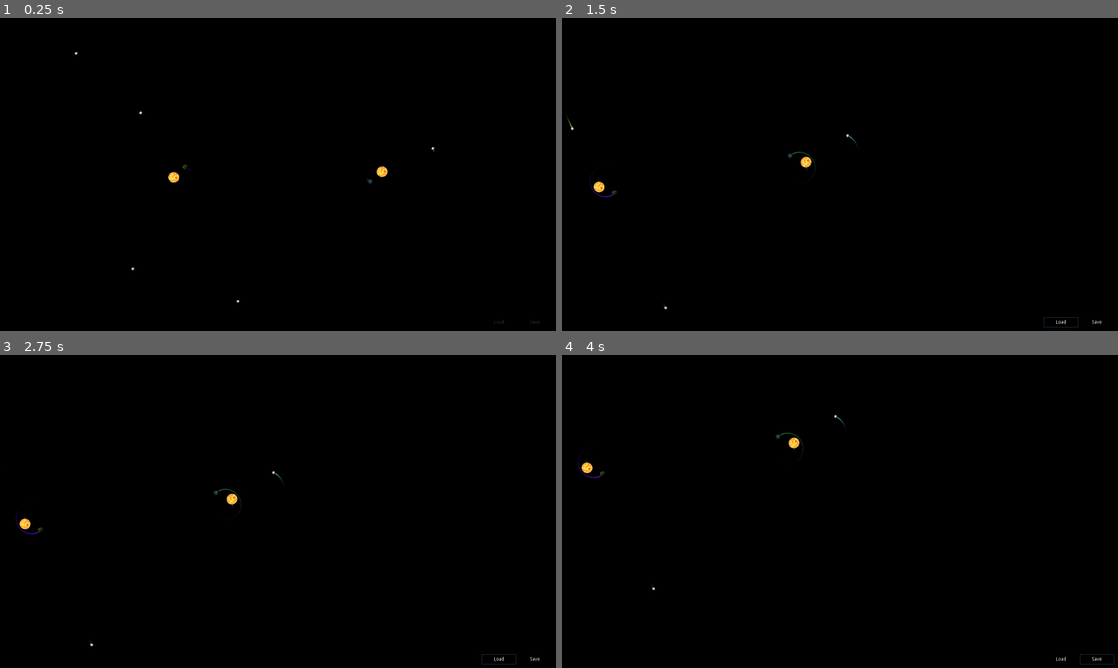
Above: before the commit, frames 1-4 (two rows, left to right).
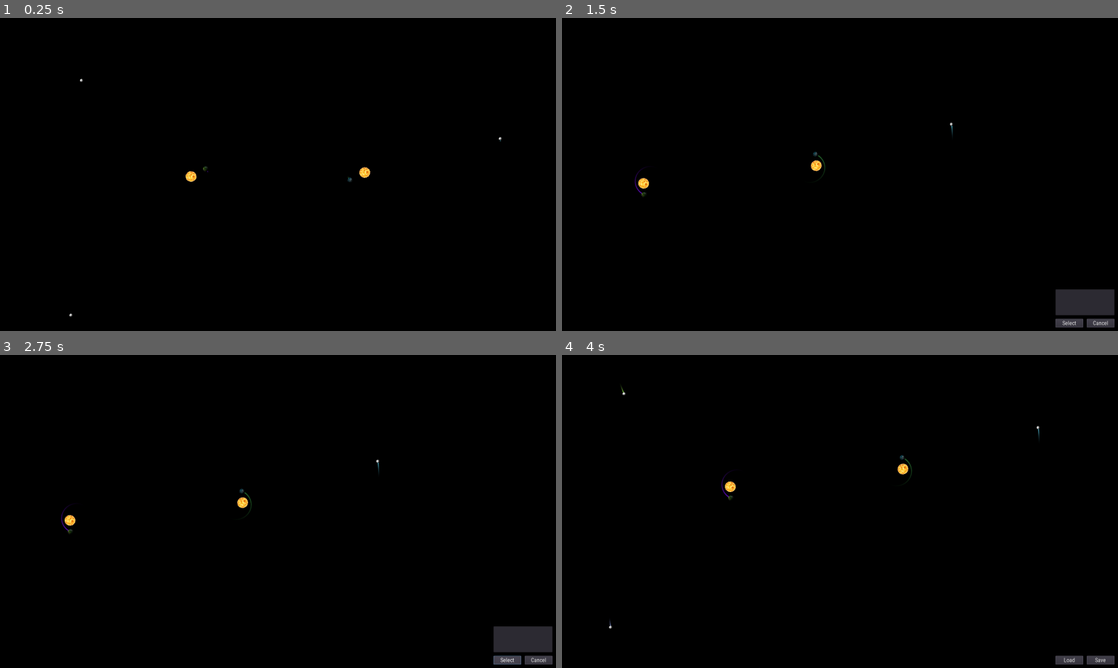
Above: after the commit, the same moments.

Repository: DimalexX/Orbits
Game: Godot game, scene res://Planets.tscn
Two runs of this game, one before a commit and one after it. Both use one fixed random seed, a clock stepped at 60 frames per second and the inputs below.
Inputs (mouse positions are in pixels of both pictures, inside the frame that each line leads up to):
- Up to frame 1 (0.25 s): no input
- Up to frame 2 (1.5 s): tap Enter at 0.5 s; move the mouse to (962, 158) at 0.52 s; hold Right (ui_right) 0.53-1.25 s; tap Home (ui_home) at 0.6 s; click (962, 158) at 0.67 s; tap Space (ui_select) at 0.77, 0.8, 1.07 s; click "Load" at 1.25 s
- Up to frame 3 (2.75 s): click "Load" (after the commit: "Select") at 2 s
- Up to frame 4 (4 s): click "Save" (after the commit: "Cancel") at 2.75 s; move the mouse to (728, 527) at 3.52 s; hold Down (ui_down) from 3.53 s (still down); tap Home (ui_home) at 3.6 s

The runs differ from the first frame. In frame 1, 0.3% of the frame differs, in the area x 12-97%, y 10-98%; in frame 2, 1.6%, in the area x 0-100%, y 31-99%; in frame 3, 1.6%; in frame 4, 0.7%.

Commit message:
Диалог загрузки файла

Diff:
--- a/Buttons.tscn
+++ b/Buttons.tscn
@@ -5,29 +5,28 @@
 anchor_top = 1.0
 anchor_right = 1.0
 anchor_bottom = 1.0
-margin_left = -204.0
-margin_top = -30.0
+margin_left = -150.0
+margin_top = -25.0
 grow_horizontal = 0
 grow_vertical = 0
 size_flags_horizontal = 8
 size_flags_vertical = 8
+custom_constants/separation = 10
 alignment = 2
 
 [node name="Load" type="Button" parent="."]
-margin_right = 100.0
-margin_bottom = 30.0
-rect_min_size = Vector2( 100, 30 )
-disabled = true
+margin_right = 80.0
+margin_bottom = 25.0
+rect_min_size = Vector2( 80, 24 )
+focus_mode = 1
 enabled_focus_mode = 1
 text = "Load"
-flat = true
 
 [node name="Save" type="Button" parent="."]
-margin_left = 104.0
-margin_right = 204.0
-margin_bottom = 30.0
-rect_min_size = Vector2( 100, 30 )
-disabled = true
+margin_left = 90.0
+margin_right = 170.0
+margin_bottom = 25.0
+rect_min_size = Vector2( 80, 24 )
+focus_mode = 1
 enabled_focus_mode = 1
 text = "Save"
-flat = true
--- /dev/null
+++ b/FileLIst.tscn
@@ -0,0 +1,45 @@
+[gd_scene load_steps=2 format=2]
+
+[ext_resource path="res://Buttons.tscn" type="PackedScene" id=1]
+
+[node name="FileLIst" type="Control"]
+anchor_left = 1.0
+anchor_top = 1.0
+anchor_right = 1.0
+anchor_bottom = 1.0
+margin_left = -1600.0
+margin_top = -900.0
+
+[node name="VBoxContainer" type="VBoxContainer" parent="."]
+anchor_left = 1.0
+anchor_top = 1.0
+anchor_right = 1.0
+anchor_bottom = 1.0
+margin_left = -170.0
+margin_top = -110.0
+custom_constants/separation = 10
+
+[node name="ItemList" type="ItemList" parent="VBoxContainer"]
+margin_right = 170.0
+margin_bottom = 75.0
+grow_horizontal = 0
+grow_vertical = 0
+rect_min_size = Vector2( 170, 75 )
+size_flags_horizontal = 8
+size_flags_vertical = 8
+items = [ "Test 01", null, false, "Test 01", null, false, "Test 01", null, false, "Test 01", null, false, "Test 01", null, false ]
+
+[node name="Buttons" parent="VBoxContainer" instance=ExtResource( 1 )]
+anchor_left = 0.0
+anchor_top = 0.0
+anchor_right = 0.0
+anchor_bottom = 0.0
+margin_left = 0.0
+margin_top = 85.0
+margin_right = 170.0
+margin_bottom = 110.0
+
+[node name="Save" parent="VBoxContainer/Buttons" index="1"]
+text = "Cancel"
+
+[editable path="VBoxContainer/Buttons"]
--- /dev/null
+++ b/Fonts/DefFont.tres
@@ -0,0 +1,7 @@
+[gd_resource type="DynamicFont" load_steps=2 format=2]
+
+[ext_resource path="res://Fonts/RobotoCondensed-Regular.ttf" type="DynamicFontData" id=1]
+
+[resource]
+use_filter = true
+font_data = ExtResource( 1 )
--- a/Planet.gd
+++ b/Planet.gd
@@ -93,7 +93,7 @@
 	for pl in other_planets:
 		pl_global_position = pl.global_position
 		add_central_force(global_position.direction_to(pl_global_position)*
-			mass*pl.mass/global_position.distance_squared_to(pl_global_position)*66) #*0.66725)
+			mass*pl.mass/global_position.distance_squared_to(pl_global_position)*6.6725) #*0.66725)
 
 
 func save():
--- a/PlanetInfo.tscn
+++ b/PlanetInfo.tscn
@@ -1,4 +1,6 @@
-[gd_scene format=2]
+[gd_scene load_steps=2 format=2]
+
+[ext_resource path="res://IMG/Star.png" type="Texture" id=1]
 
 [node name="PlanetInfo" type="Control"]
 anchor_top = 1.0
@@ -10,41 +12,62 @@
 size_flags_vertical = 2
 
 [node name="HBoxContainer" type="HBoxContainer" parent="."]
+anchor_top = 1.0
+anchor_bottom = 1.0
+margin_top = -42.0
+margin_right = 151.0
 custom_constants/separation = 10
+alignment = 1
 
 [node name="PlanetIMG" type="TextureRect" parent="HBoxContainer"]
+margin_top = 5.0
 margin_right = 32.0
-margin_bottom = 32.0
+margin_bottom = 37.0
+grow_horizontal = 2
+grow_vertical = 2
 rect_min_size = Vector2( 32, 32 )
+size_flags_horizontal = 4
+size_flags_vertical = 4
+texture = ExtResource( 1 )
 expand = true
 stretch_mode = 5
 
 [node name="VBoxContainer" type="VBoxContainer" parent="HBoxContainer"]
 margin_left = 42.0
-margin_right = 42.0
-margin_bottom = 32.0
-alignment = 2
+margin_right = 84.0
+margin_bottom = 42.0
 
 [node name="PlanetName" type="Label" parent="HBoxContainer/VBoxContainer"]
-margin_bottom = 14.0
+margin_right = 42.0
+margin_bottom = 19.0
 custom_colors/font_color = Color( 0.588235, 0.588235, 0.588235, 1 )
+text = "Name:"
+valign = 2
 
 [node name="PlanetMass" type="Label" parent="HBoxContainer/VBoxContainer"]
-margin_top = 18.0
-margin_bottom = 32.0
+margin_top = 23.0
+margin_right = 42.0
+margin_bottom = 42.0
 custom_colors/font_color = Color( 0.588235, 0.588235, 0.588235, 1 )
+text = "Mass:"
+valign = 2
 
 [node name="VBoxContainer2" type="VBoxContainer" parent="HBoxContainer"]
-margin_left = 52.0
-margin_right = 52.0
-margin_bottom = 32.0
-alignment = 2
+margin_left = 94.0
+margin_right = 151.0
+margin_bottom = 42.0
 
 [node name="PlanetSpeed" type="Label" parent="HBoxContainer/VBoxContainer2"]
-margin_bottom = 14.0
+margin_right = 57.0
+margin_bottom = 19.0
 custom_colors/font_color = Color( 0.588235, 0.588235, 0.588235, 1 )
+text = "Speed:"
+valign = 2
 
 [node name="PlanetPosition" type="Label" parent="HBoxContainer/VBoxContainer2"]
-margin_top = 18.0
-margin_bottom = 32.0
+margin_top = 23.0
+margin_right = 57.0
+margin_bottom = 42.0
 custom_colors/font_color = Color( 0.588235, 0.588235, 0.588235, 1 )
+text = "Position:"
+valign = 2
--- a/Planets.gd
+++ b/Planets.gd
@@ -1,29 +1,33 @@
 extends Node2D
 
-const RND_GEN_ASTEROIDS_X = 700
-const RND_GEN_ASTEROIDS_Y = 400
-const RND_GEN_ASTEROIDS_SOL_DIST = 300
+const RND_GEN_ASTEROIDS_X = 1000
+const RND_GEN_ASTEROIDS_Y = 600
+const RND_GEN_ASTEROIDS_SOL_DIST = 400
 const RND_GEN_ASTEROIDS_MIN_SPEED = 30
-const RND_GEN_ASTEROIDS_MAX_SPEED = 60
+const RND_GEN_ASTEROIDS_MAX_SPEED = 50
 const RND_GEN_ASTEROIDS_ANGLE = 1
 const RND_GEN_ASTEROIDS_MIN_MASS = .01
-const RND_GEN_ASTEROIDS_MAX_MASS = 5
+const RND_GEN_ASTEROIDS_MAX_MASS = 1
 const CAM_ZOOM_SPEED = 0.1
 const CAM_MOVE_SPEED = 600
 const INFO_TIMER = .1
 
 
 onready var PLANET = preload("res://Planet.tscn")
+
 onready var sol_camera = $Camera2D
-onready var ui_buttons_load = $UI/HBoxContainer/Buttons/Load
-onready var ui_buttons_save = $UI/HBoxContainer/Buttons/Save
+#onready var v_box_container: VBoxContainer = $UI/VBoxContainer
 onready	var planets_parent = $Planets
-onready var planet_info = $UI/HBoxContainer/PlanetInfo
-onready var info_img = $UI/HBoxContainer/PlanetInfo/HBoxContainer/PlanetIMG
-onready var info_name = $UI/HBoxContainer/PlanetInfo/HBoxContainer/VBoxContainer/PlanetName
-onready var info_speed = $UI/HBoxContainer/PlanetInfo/HBoxContainer/VBoxContainer2/PlanetSpeed
-onready var info_position = $UI/HBoxContainer/PlanetInfo/HBoxContainer/VBoxContainer2/PlanetPosition
-onready var info_mass = $UI/HBoxContainer/PlanetInfo/HBoxContainer/VBoxContainer/PlanetMass
+
+onready var file_list: Control = $UI/VBoxContainer/HBoxContainer/FileLIst
+onready var file_item_list: ItemList = $UI/VBoxContainer/HBoxContainer/FileLIst/VBoxContainer/ItemList
+onready var buttons: HBoxContainer = $UI/VBoxContainer/HBoxContainer/Buttons
+onready var planet_info: Control = $UI/VBoxContainer/HBoxContainer/PlanetInfo
+onready var info_img = $UI/VBoxContainer/HBoxContainer/PlanetInfo/HBoxContainer/PlanetIMG
+onready var info_name = $UI/VBoxContainer/HBoxContainer/PlanetInfo/HBoxContainer/VBoxContainer/PlanetName
+onready var info_speed = $UI/VBoxContainer/HBoxContainer/PlanetInfo/HBoxContainer/VBoxContainer2/PlanetSpeed
+onready var info_position = $UI/VBoxContainer/HBoxContainer/PlanetInfo/HBoxContainer/VBoxContainer2/PlanetPosition
+onready var info_mass = $UI/VBoxContainer/HBoxContainer/PlanetInfo/HBoxContainer/VBoxContainer/PlanetMass
 
 var planets = []
 var selected_planet = null
@@ -31,6 +35,7 @@
 var rm_pressed = false
 var paused = false
 var info_timer: float = 0
+var dialog_on_screen: bool = false
 
 
 func _ready():
@@ -40,6 +45,7 @@
 	sort_planets()
 	sol_camera.global_position = calc_mass_center()
 	sol_camera.smoothing_enabled = true
+	OS.min_window_size = Vector2(500, 400)
 
 
 func generate_asteroids(num: int):
@@ -150,7 +156,7 @@
 	return null
 
 
-func _input(event):
+func _unhandled_input(event: InputEvent) -> void:
 	# scale change wheel control
 	if event is InputEventMouseButton:
 		match event.button_index:
@@ -177,23 +183,50 @@
 		change_cam_parent(self)
 		sol_camera.global_position -= event.relative * sol_camera.zoom.x
 	elif event is InputEventKey:
-		if event.is_action_released("ui_select"):
+		if event.is_action_released("ui_select") and not dialog_on_screen:
 			change_pause()
+		elif event.is_action_released("ui_home"):
+			change_cam_parent(self)
+			sol_camera.global_position = calc_mass_center()
 
 
 func change_pause():
-	ui_buttons_load.disabled = paused
-	ui_buttons_save.disabled = paused
+	print("change_pause")
 	get_tree().paused = not paused
 	paused = not paused
+	buttons.visible = paused
 
 
 func _on_Load_pressed():
-	load_orbits()
+	print("_on_Load_pressed")
+	show_file_list()
 
 
 func _on_Save_pressed():
+	print("_on_Save_pressed")
 	save_orbits()
+
+
+func show_hide_file_list(_show):
+	if _show:
+		buttons.hide()
+		file_list.show()
+	else:
+		buttons.show()
+		file_list.hide()
+	dialog_on_screen = _show
+
+
+func _on_Cancel_pressed() -> void:
+	print("_on_Cancel_pressed")
+	show_hide_file_list(false)
+
+
+func _on_Select_pressed() -> void:
+	print("_on_Select_pressed")
+	if file_item_list.is_anything_selected():
+		load_orbits(file_item_list.get_item_text(file_item_list.get_selected_items()[0]))
+		show_hide_file_list(false)
 
 
 func save_orbits():
@@ -215,9 +248,33 @@
 	save_file.close()
 
 
-func load_orbits():
+func get_save_files(path):
+	var files = []
+	var dir = Directory.new()
+	if dir.open(path) == OK:
+		dir.list_dir_begin(true, true)
+		var file = dir.get_next()
+		while file != "":
+			if not dir.current_is_dir() and file.rsplit(".", true, 1)[1] == "save":
+				files.append(file)
+			file = dir.get_next()
+		dir.list_dir_end()
+	else:
+		print("An error occurred when trying to access the path.")
+	return files
+
+
+func show_file_list():
+	var save_files = get_save_files("user://")
+	file_item_list.clear()
+	show_hide_file_list(true)
+	for f in save_files:
+		file_item_list.add_item(f)
+
+
+func load_orbits(selected_file):
 	var load_file = File.new()
-	if not load_file.file_exists("user://orbits.save"):
+	if not load_file.file_exists("user://" + selected_file):
 		print("Error! We don't have a save to load.")
 		return
 	# We need to revert the game state so we're not cloning objects
--- a/Planets.tscn
+++ b/Planets.tscn
@@ -7,6 +7,7 @@
 [ext_resource path="res://PlanetInfo.tscn" type="PackedScene" id=5]
 [ext_resource path="res://IMG/P01.png" type="Texture" id=6]
 [ext_resource path="res://IMG/P03.png" type="Texture" id=7]
+[ext_resource path="res://FileLIst.tscn" type="PackedScene" id=8]
 
 [node name="Orbits" type="Node2D"]
 pause_mode = 2
@@ -14,7 +15,7 @@
 
 [node name="UI" type="CanvasLayer" parent="."]
 
-[node name="HBoxContainer" type="HBoxContainer" parent="UI"]
+[node name="VBoxContainer" type="VBoxContainer" parent="UI"]
 anchor_top = 1.0
 anchor_right = 1.0
 anchor_bottom = 1.0
@@ -24,7 +25,13 @@
 margin_bottom = -10.0
 alignment = 2
 
-[node name="PlanetInfo" parent="UI/HBoxContainer" instance=ExtResource( 5 )]
+[node name="HBoxContainer" type="HBoxContainer" parent="UI/VBoxContainer"]
+margin_right = 1580.0
+margin_bottom = 32.0
+rect_min_size = Vector2( 0, 32 )
+alignment = 2
+
+[node name="PlanetInfo" parent="UI/VBoxContainer/HBoxContainer" instance=ExtResource( 5 )]
 visible = false
 anchor_top = 0.0
 anchor_bottom = 0.0
@@ -32,22 +39,37 @@
 margin_right = 215.0
 margin_bottom = 32.0
 
-[node name="Buttons" parent="UI/HBoxContainer" instance=ExtResource( 1 )]
+[node name="FileLIst" parent="UI/VBoxContainer/HBoxContainer" instance=ExtResource( 8 )]
+visible = false
 anchor_left = 0.0
 anchor_top = 0.0
 anchor_right = 0.0
 anchor_bottom = 0.0
-margin_left = 1376.0
-margin_top = 2.0
+margin_left = 1406.0
+margin_top = 0.0
+margin_right = 1406.0
+margin_bottom = 32.0
+
+[node name="Load" parent="UI/VBoxContainer/HBoxContainer/FileLIst/VBoxContainer/Buttons" index="0"]
+text = "Select"
+
+[node name="Buttons" parent="UI/VBoxContainer/HBoxContainer" instance=ExtResource( 1 )]
+visible = false
+anchor_left = 0.0
+anchor_top = 0.0
+anchor_right = 0.0
+anchor_bottom = 0.0
+margin_left = 1410.0
+margin_top = 7.0
 margin_right = 1580.0
 margin_bottom = 32.0
 
 [node name="Planets" type="Node" parent="."]
 
 [node name="Sol" parent="Planets" instance=ExtResource( 2 )]
-position = Vector2( -300, 0 )
-mass = 20000.0
-linear_velocity = Vector2( 0, 33 )
+position = Vector2( -250, 0 )
+mass = 100000.0
+linear_velocity = Vector2( 0, 23 )
 __meta__ = {
 "_edit_group_": true
 }
@@ -56,9 +78,9 @@
 texture = ExtResource( 4 )
 
 [node name="Sol2" parent="Planets" instance=ExtResource( 2 )]
-position = Vector2( 300, 0 )
-mass = 20000.0
-linear_velocity = Vector2( 0, -33 )
+position = Vector2( 250, 0 )
+mass = 100000.0
+linear_velocity = Vector2( 0, -23 )
 __meta__ = {
 "_edit_group_": true
 }
@@ -67,18 +89,18 @@
 texture = ExtResource( 4 )
 
 [node name="Planet" parent="Planets" instance=ExtResource( 2 )]
-position = Vector2( 250, 0 )
-mass = 100.0
-linear_velocity = Vector2( 0, 100 )
+position = Vector2( 200, 0 )
+mass = 10.0
+linear_velocity = Vector2( 0, 70 )
 
 [node name="Sprite" parent="Planets/Planet" index="0"]
 scale = Vector2( 0.5, 0.5 )
 texture = ExtResource( 6 )
 
 [node name="Planet2" parent="Planets" instance=ExtResource( 2 )]
-position = Vector2( -250, 0 )
-mass = 100.0
-linear_velocity = Vector2( 0, -100 )
+position = Vector2( -200, 0 )
+mass = 10.0
+linear_velocity = Vector2( 0, -70 )
 
 [node name="Sprite" parent="Planets/Planet2" index="0"]
 scale = Vector2( 0.5, 0.5 )
@@ -87,10 +109,14 @@
 [node name="Camera2D" type="Camera2D" parent="."]
 current = true
 
-[connection signal="pressed" from="UI/HBoxContainer/Buttons/Load" to="." method="_on_Load_pressed"]
-[connection signal="pressed" from="UI/HBoxContainer/Buttons/Save" to="." method="_on_Save_pressed"]
+[connection signal="pressed" from="UI/VBoxContainer/HBoxContainer/FileLIst/VBoxContainer/Buttons/Load" to="." method="_on_Select_pressed"]
+[connection signal="pressed" from="UI/VBoxContainer/HBoxContainer/FileLIst/VBoxContainer/Buttons/Save" to="." method="_on_Cancel_pressed"]
+[connection signal="pressed" from="UI/VBoxContainer/HBoxContainer/Buttons/Load" to="." method="_on_Load_pressed"]
+[connection signal="pressed" from="UI/VBoxContainer/HBoxContainer/Buttons/Save" to="." method="_on_Save_pressed"]
 
-[editable path="UI/HBoxContainer/Buttons"]
+[editable path="UI/VBoxContainer/HBoxContainer/FileLIst"]
+[editable path="UI/VBoxContainer/HBoxContainer/FileLIst/VBoxContainer/Buttons"]
+[editable path="UI/VBoxContainer/HBoxContainer/Buttons"]
 [editable path="Planets/Sol"]
 [editable path="Planets/Sol2"]
 [editable path="Planets/Planet"]
--- a/project.godot
+++ b/project.godot
@@ -58,6 +58,7 @@
 [gui]
 
 common/drop_mouse_on_gui_input_disabled=true
+theme/custom_font="res://Fonts/DefFont.tres"
 
 [importer_defaults]
 
Binary file added: Fonts/RobotoCondensed-Regular.ttf
Not shown: 1 places in Planets.tscn that only renumber resources
